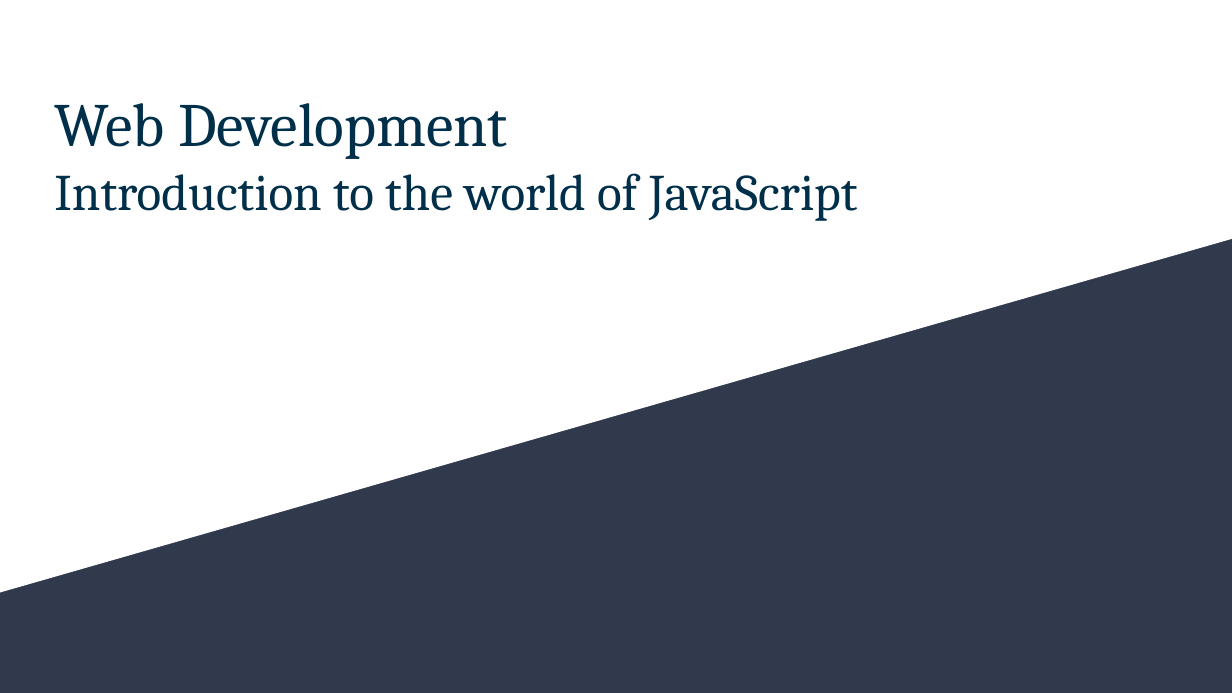
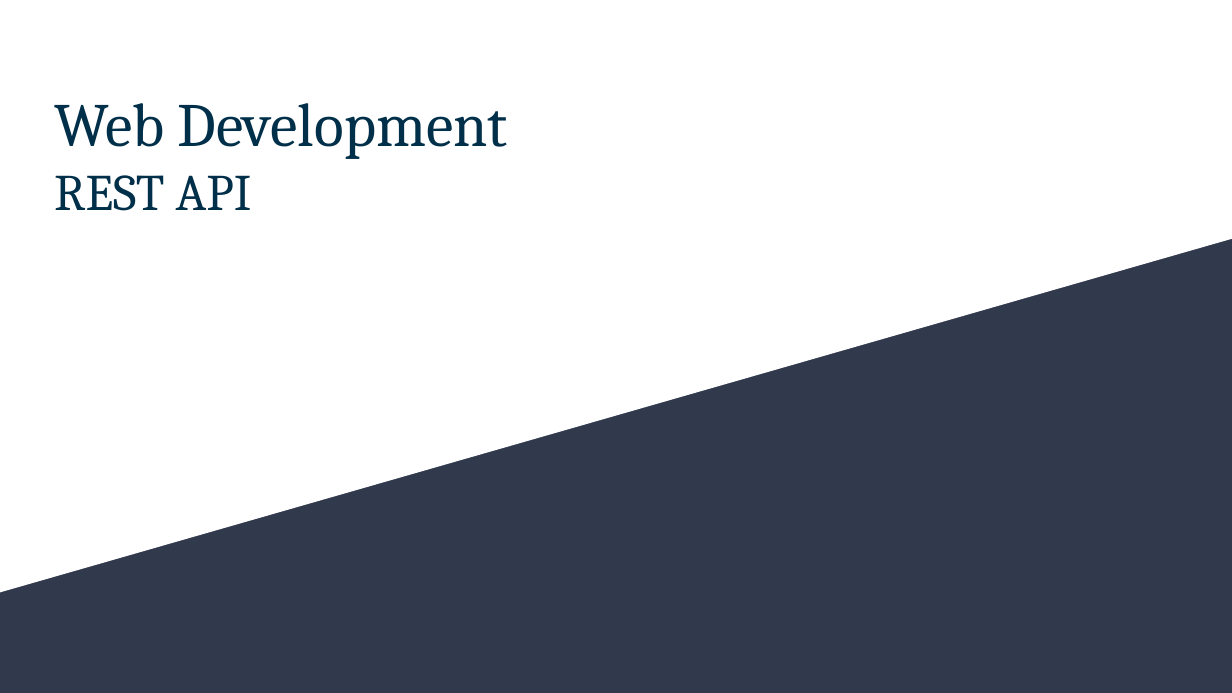
Before and after one commit to soyeonjangg/W20-Lessons, a slide deck: slide 1 of webdev/lesson-2/Lesson 2.pptx. Drawn at 1232x693 pixels with LibreOffice and Linux fonts; fonts in the diff are those of the drawing. Boxes give left, top, right and bottom in pixels: in the first picture for what was removed or moved away, otherwise in the second. Text is boxed around its words. In the diff, an @@ line names an element or a change of style, - is before the commit and + after.

```diff
--- a/webdev/lesson-2/Lesson 2.pptx
+++ b/webdev/lesson-2/Lesson 2.pptx
@@ text at [54, 103, 508, 211]: text changed; size 30 to 36 pt @@
-Web Development
-Introduction to the world of JavaScript
+Web Development
+REST API
```
Also in this commit, not shown: 3 other slides changed.
